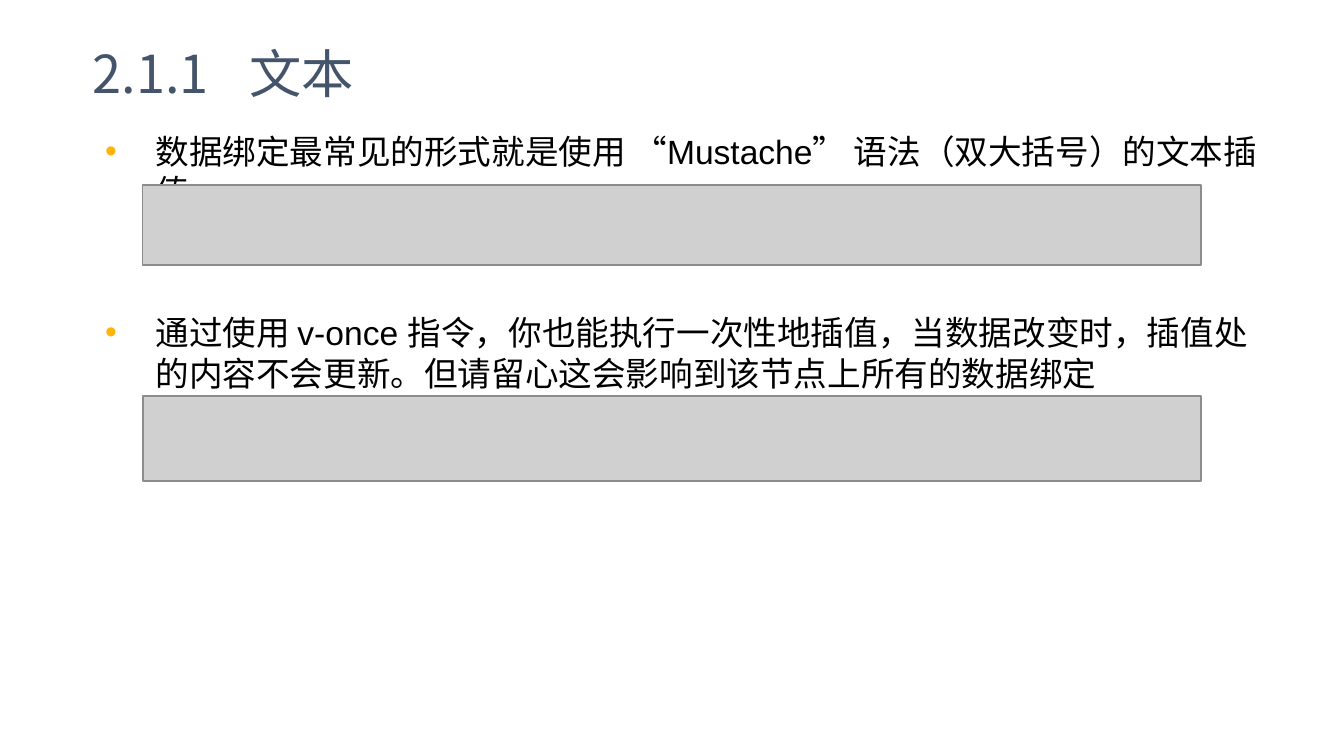
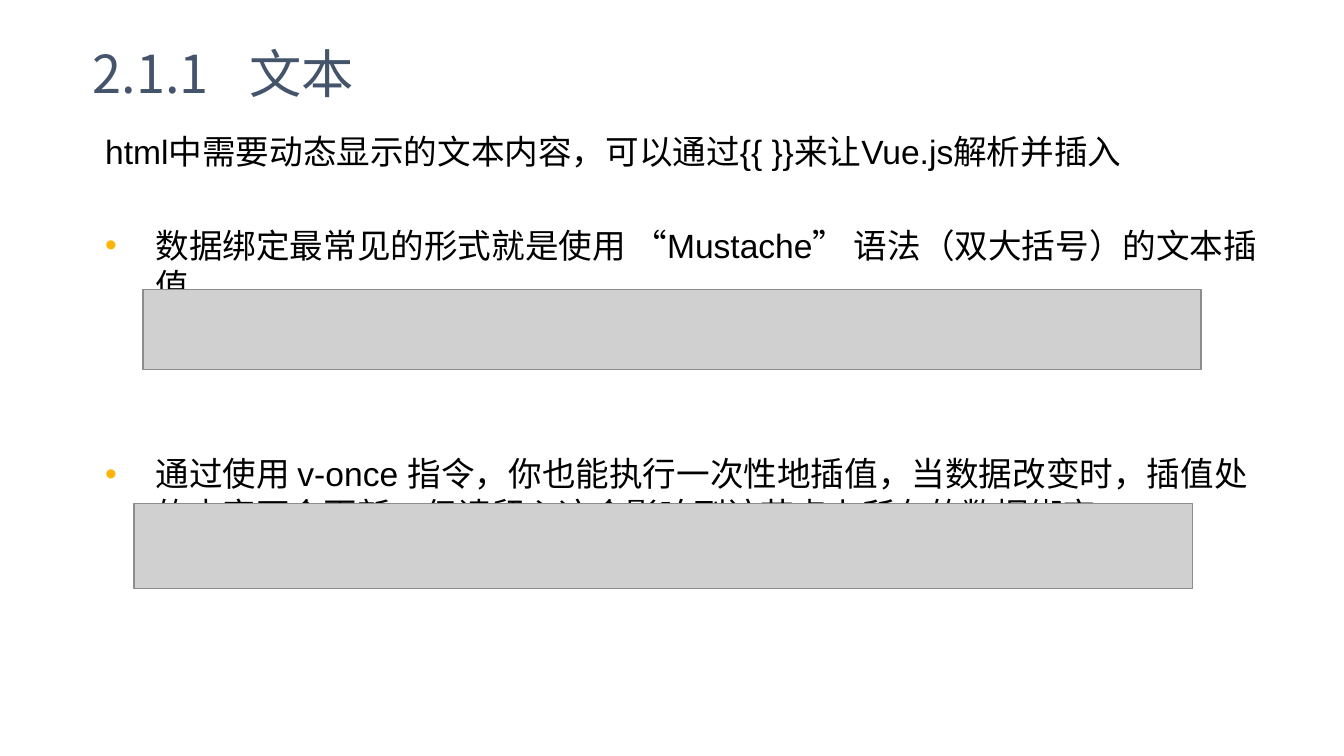
Before and after one commit to yxl2628/vuejs, a slide deck: slide 11 of 02 Vue基础.pptx. Drawn at 1344x756 pixels with LibreOffice and Linux fonts; fonts in the diff are those of the drawing; grey boxes stand for pictures. Boxes give left, top, right and bottom in pixels: in the first picture for what was removed or moved away, otherwise in the second. Text is boxed around its words. In the diff, an @@ line names an element or a change of style, - is before the commit and + after.

```diff
--- a/02 Vue基础.pptx
+++ b/02 Vue基础.pptx
@@ text at <box>105,137,1122,170</box>: paragraph added @@
+html中需要动态显示的文本内容，可以通过{{ }}来让Vue.js解析并插入
@@ picture: place and size @@
-picture at <box>142,185,1200,266</box>
+picture at <box>142,289,1200,370</box>
@@ picture: place and size @@
-picture at <box>142,396,1200,481</box>
+picture at <box>134,504,1192,589</box>
```
Also in this commit, not shown: 40 other slides changed, 1 other file.
